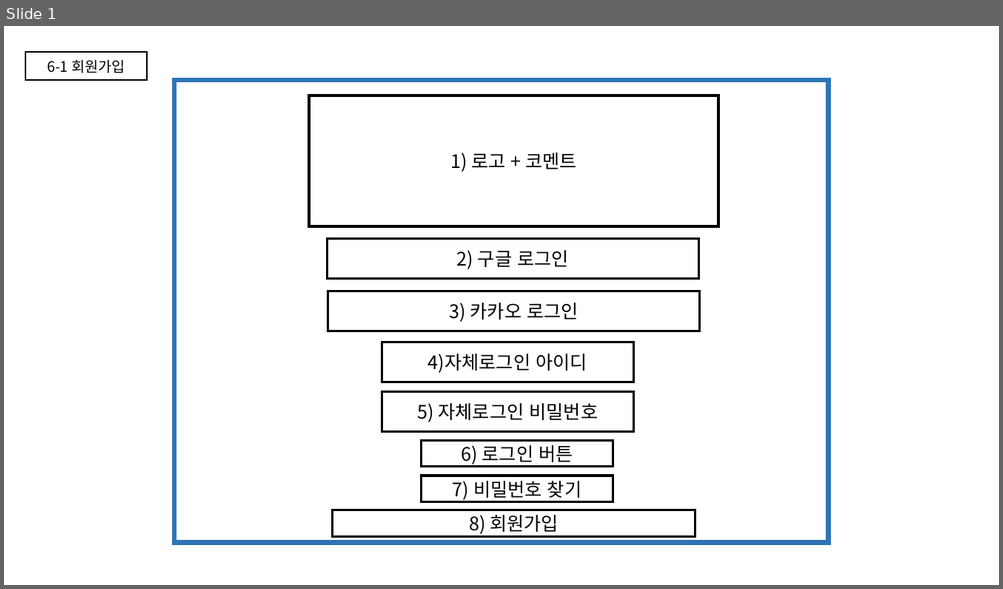
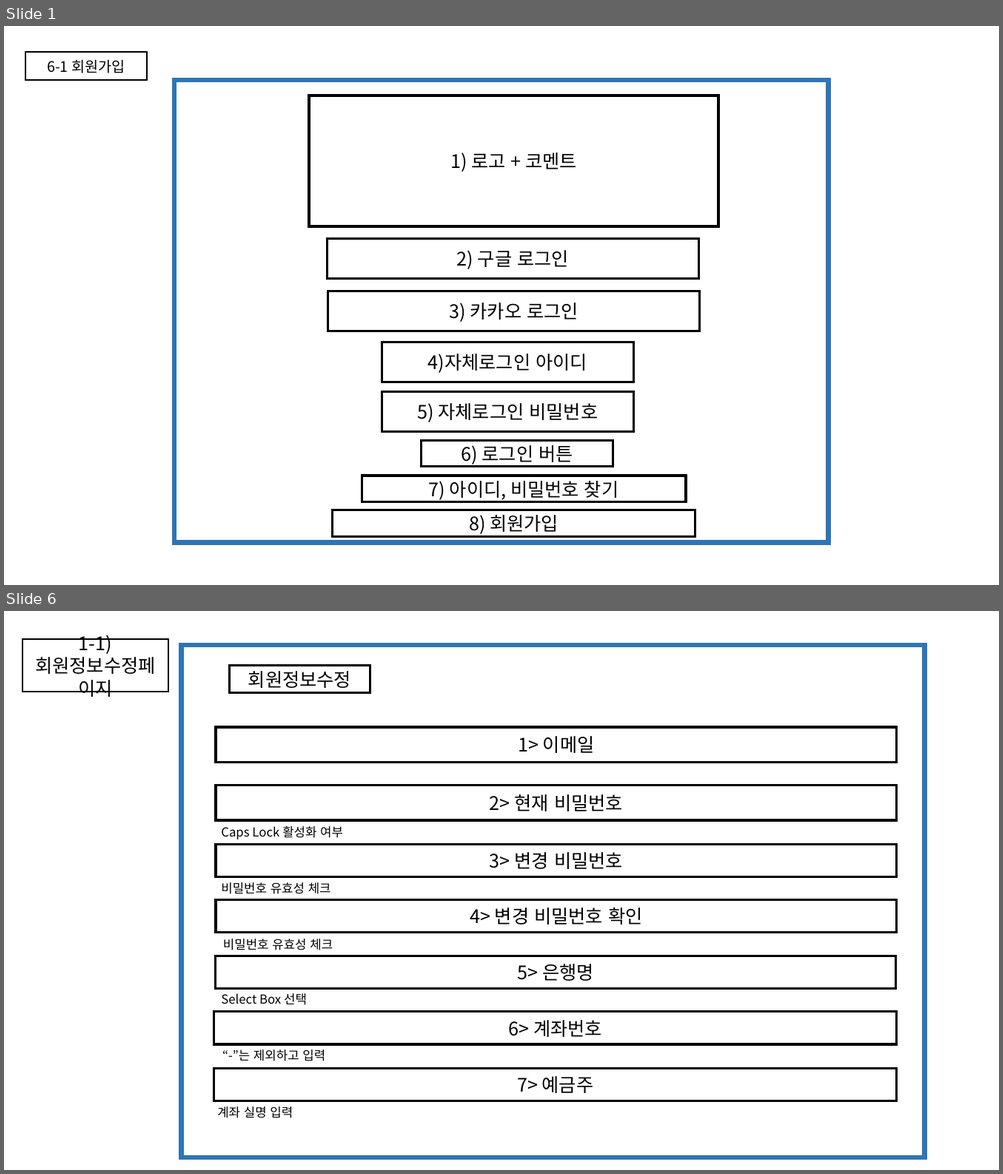
Before and after one commit to KKAKDI/5GONG, a slide deck: 오공 스토리보드.pptx. Shown one above the other, each under a label of ours: slide 1 before the commit, slides 1 and 6 after it; the slides between them are not shown. The pictures are 1003x589 and 1003x1174 pixels, drawn with LibreOffice and Linux fonts; fonts in the diff are those of the drawing. Boxes give left, top, right and bottom in pixels: in the first picture for what was removed or moved away, otherwise in the second. Text is boxed around its words. In the diff, an @@ line names an element or a change of style, - is before the commit and + after.

Commit message:
스토리보드(2차 수정)

```diff
--- a/오공 스토리보드.pptx
+++ b/오공 스토리보드.pptx
@@ slide 6 added at [4,611,999,1170], background #FFFFFF @@
@@ rectangle added at [22,639,168,692], fill #FFFFFF, outline #000000 1.5 pt, 18 pt, text #000000 @@
+1-1) 회원정보수정페이지
@@ rectangle added at [182,645,925,1159], fill #FFFFFF, outline #2E75B6 4.5 pt @@
@@ rectangle added at [229,666,370,693], fill #FFFFFF, outline #000000 2.25 pt, 18 pt, text #000000 @@
+회원정보수정
@@ rectangle added at [216,727,896,763], fill #FFFFFF, outline #000000 2.25 pt, 18 pt, text #000000 @@
+1> 이메일
@@ rectangle added at [216,786,896,820], fill #FFFFFF, outline #000000 2.25 pt, 18 pt, text #000000 @@
+2> 현재 비밀번호
@@ text added at [221,826,343,840], 12 pt, text #000000 @@
+Caps Lock 활성화 여부
@@ rectangle added at [216,845,896,877], fill #FFFFFF, outline #000000 2.25 pt, 18 pt, text #000000 @@
+3> 변경 비밀번호
@@ text added at [221,883,331,894], 12 pt, text #000000 @@
+비밀번호 유효성 체크
@@ rectangle added at [216,900,896,933], fill #FFFFFF, outline #000000 2.25 pt, 18 pt, text #000000 @@
+4> 변경 비밀번호 확인
@@ text added at [223,939,333,951], 12 pt, text #000000 @@
+비밀번호 유효성 체크
@@ rectangle added at [215,957,896,989], fill #FFFFFF, outline #000000 2.25 pt, 18 pt, text #000000 @@
+5> 은행명
@@ text added at [221,994,307,1005], 12 pt, text #000000 @@
+Select Box 선택
@@ rectangle added at [213,1012,896,1045], fill #FFFFFF, outline #000000 2.25 pt, 18 pt, text #000000 @@
+6> 계좌번호
@@ text added at [222,1050,325,1062], 12 pt, text #000000 @@
+“-”는 제외하고 입력
@@ rectangle added at [213,1068,896,1101], fill #FFFFFF, outline #000000 2.25 pt, 18 pt, text #000000 @@
+7> 예금주
@@ text added at [217,1107,293,1119], 12 pt, text #000000 @@
+계좌 실명 입력
@@ slide 1 changed as well @@
@@ rectangle "7) 아이디, 비밀번호 찾기": place and size @@
-rectangle "7) 아이디, 비밀번호 찾기" at [421,476,613,503]
+rectangle "7) 아이디, 비밀번호 찾기" at [361,476,686,503]
@@ text in rectangle at [429,481,618,500]: text changed @@
-7) 비밀번호 찾기
+7) 아이디, 비밀번호 찾기
```
Also in this commit, not shown: 5 other slides changed, 2 other slides added, 2 other files.
